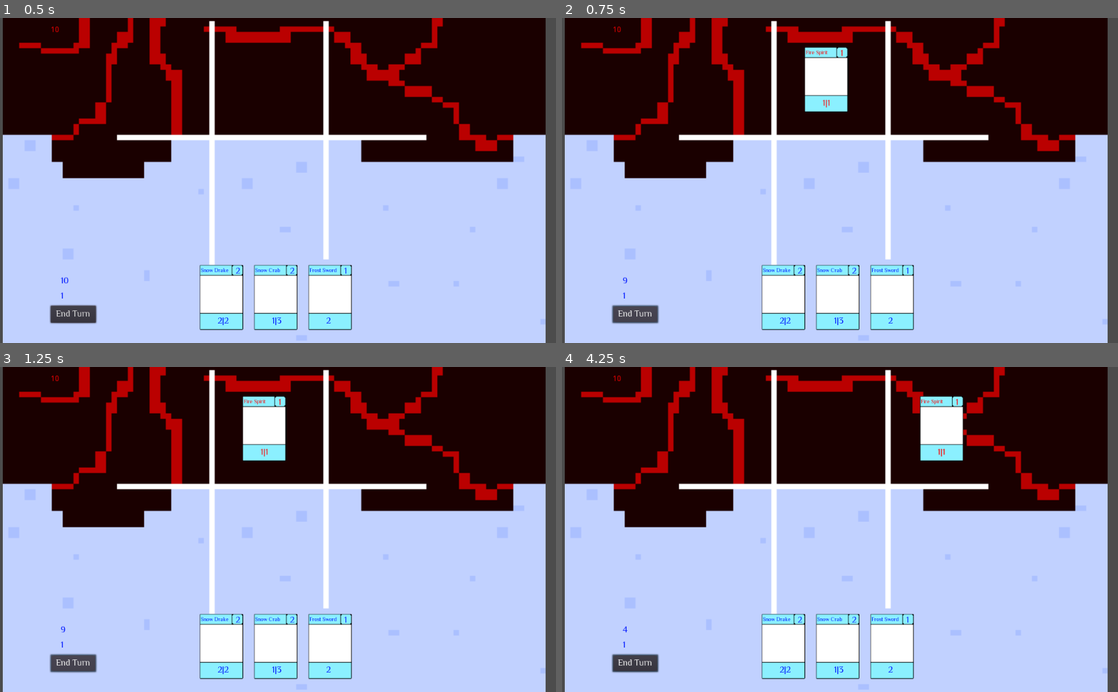
Above: before the commit, frames 1-4 (two rows, left to right).
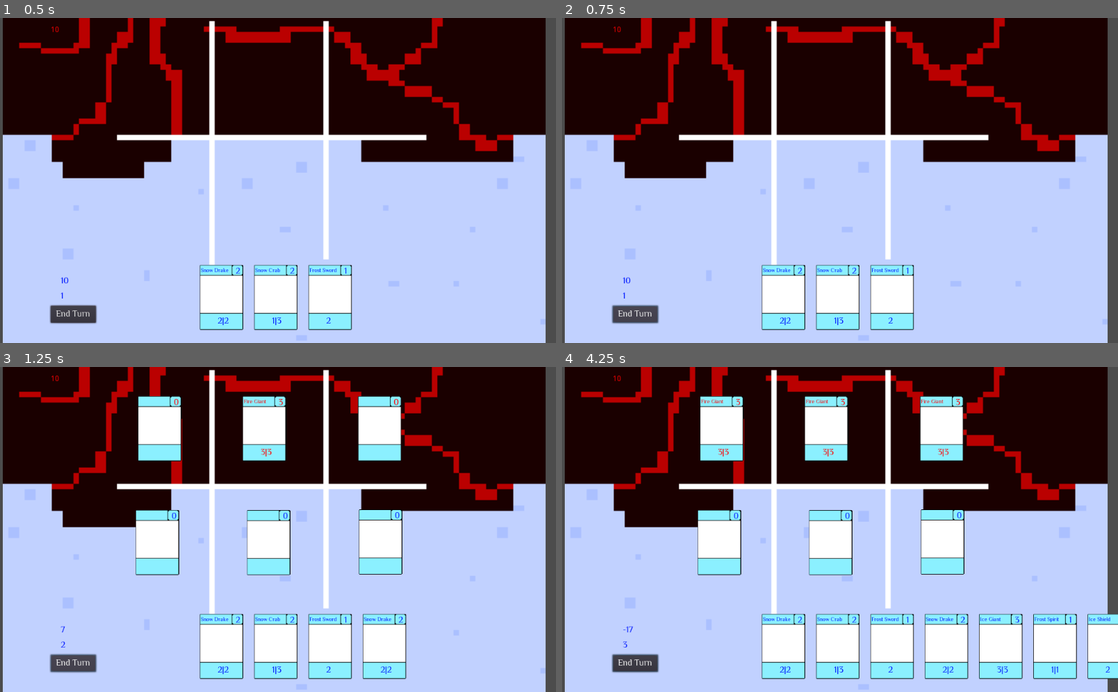
Above: after the commit, the same moments.

Repository: the-alex-g/Frost
Game: Godot game, scene res://Battlefield/Main.tscn
Same seed, same stepped clock (60 frames per second), same inputs: the game is played once before the commit and once after it.
Inputs (mouse positions are in pixels of both pictures, inside the frame that each line leads up to):
- Up to frame 1 (0.5 s): no input
- Up to frame 2 (0.75 s): click "End Turn" at 0.5 s
- Up to frame 3 (1.25 s): no input
- Up to frame 4 (4.25 s): click "End Turn" at 1.25 s; click "End Turn" at 2 s; move the mouse to (717, 542) at 2.77 s; click (717, 542) at 2.92 s; tap Enter at 3.5 s; move the mouse to (828, 542) at 3.52 s; click (828, 542) at 3.67 s

Frame 1 is identical in both runs. In frame 2, 1.6% of the frame differs, in the area x 10-52%, y 8-82%; in frame 3, 9.5%; in frame 4, 14%, in the area x 10-100%, y 8-97%.

Commit message:
Add working turn exchange

Diff:
--- a/Project/Battlefield/Battlefield.gd
+++ b/Project/Battlefield/Battlefield.gd
@@ -10,6 +10,7 @@
 signal pressed
 signal damage_done_to_player(damage)
 signal damage_done_to_enemy(damage)
+signal player_turn
 
 func _on_CardOnField_selected():
 	emit_pressed(1)
@@ -63,12 +64,19 @@
 		card3.reset()
 	if enemy3.health <= 0:
 		enemy3.reset()
+	enemy1.generate_text()
+	enemy2.generate_text()
+	enemy3.generate_text()
+	card1.generate_text()
+	card2.generate_text()
+	card3.generate_text()
 	var enemydamage = (card1.damage+card2.damage+card3.damage)-(enemy1.health+enemy2.health+enemy3.health)
 	if enemydamage > 0:
 		emit_signal("damage_done_to_enemy", enemydamage)
 	var playerdamage = (enemy1.damage+enemy2.damage+enemy3.damage)-(card1.health+card2.health+card3.health)
 	if playerdamage > 0:
 		emit_signal("damage_done_to_player", playerdamage)
+	emit_signal("player_turn")
 
 func _on_Main_enemy_played(card):
 	randomize()
--- a/Project/Battlefield/Main.gd
+++ b/Project/Battlefield/Main.gd
@@ -8,6 +8,7 @@
 signal damage_done_to_enemy(damage)
 signal used(index)
 signal attack
+signal player_turn
 signal enemy_played(card)
 signal enemy_turn
 
@@ -19,7 +20,6 @@
 	if not selected.empty():
 		emit_signal("selected_card", selected)
 		emit_signal("used", index)
-		selected.clear()
 
 func _on_Player_next_pressed():
 	emit_signal("enemy_turn")
@@ -35,3 +35,6 @@
 
 func _on_Enemy_played(card):
 	emit_signal("enemy_played", card)
+
+func _on_Battlefield_player_turn():
+	emit_signal("player_turn")
--- a/Project/Battlefield/Main.tscn
+++ b/Project/Battlefield/Main.tscn
@@ -18,10 +18,12 @@
 [connection signal="damage_done_to_player" from="." to="Player" method="_on_Main_damage_done_to_player"]
 [connection signal="enemy_played" from="." to="Battlefield" method="_on_Main_enemy_played"]
 [connection signal="enemy_turn" from="." to="Enemy" method="_on_Main_enemy_turn"]
+[connection signal="player_turn" from="." to="Player" method="new_turn"]
 [connection signal="selected_card" from="." to="Battlefield" method="_on_Main_selected_card"]
 [connection signal="used" from="." to="Player" method="_on_Main_used"]
 [connection signal="damage_done_to_enemy" from="Battlefield" to="." method="_on_Battlefield_damage_done_to_enemy"]
 [connection signal="damage_done_to_player" from="Battlefield" to="." method="_on_Battlefield_damage_done_to_player"]
+[connection signal="player_turn" from="Battlefield" to="." method="_on_Battlefield_player_turn"]
 [connection signal="pressed" from="Battlefield" to="." method="_on_Battlefield_pressed"]
 [connection signal="next_pressed" from="Player" to="." method="_on_Player_next_pressed"]
 [connection signal="selected" from="Player" to="." method="_on_Player_selected"]
--- a/Project/Enemy/Enemy.gd
+++ b/Project/Enemy/Enemy.gd
@@ -26,8 +26,13 @@
 	healthtext.text = str(health)
 
 func take_turn():
-	randomize()
+	yield(get_tree().create_timer(0.5), "timeout")
 	drawcards(1)
+	if turns <= 3:
+		mana = turns
+		turns += 1
+	else:
+		mana = 3
 	onecost.clear()
 	twocost.clear()
 	threecost.clear()
@@ -38,46 +43,71 @@
 			twocost.append(item)
 		elif item["cost"] == 3:
 			threecost.append(item)
-	if mana == 1:
-		var card = int(round(rand_range(0,onecost.size())))
-		var played = cards_in_hand[card]
-		onecost.remove(card)
-		emit_signal("played", played)
-		total += 1
+	if mana == 1 and onecost.size() > 0:
+		play1()
 	elif mana == 2:
-		var choice = int(round(rand_range(1,2)))
-		if choice == 1 and onecost.size() >= 2 and total <= 1:
-			for _x in range(0,2):
-				var card = int(round(rand_range(0, onecost.size())))
-				var played = cards_in_hand[card]
-				onecost.remove(card)
-				emit_signal("played", played)
-			total += 2
-		elif choice == 2 and twocost.size() >= 2 and total <= 2:
-			var card = int(round(rand_range(0, twocost.size())))
-			var played = cards_in_hand[card]
-			twocost.remove(card)
-			emit_signal("played", played)
-			total += 1
-		elif twocost.size() == 0 and onecost.size() > 0 and total <= 2:
-			var card = int(round(rand_range(0, onecost.size())))
-			var played = cards_in_hand[card]
-			onecost.remove(card)
-			emit_signal("played", played)
-			total += 1
+		if twocost.size() > 0 and total <= 2:
+			play2()
+		elif twocost.size() == 0 and onecost.size() > 0:
+			if total == 2:
+				play1()
+			if total <= 1 and onecost.size() >= 2:
+				play1()
+				play1()
+	elif mana == 3:
+		if threecost.size() > 0:
+			play3()
+		elif twocost.size() > 0:
+			if onecost.size() > 0 and total <= 1:
+				play1()
+				play2()
+			elif total <= 2:
+				play2()
+		elif onecost.size() > 0:
+			if total <= 2:
+				play1()
+			elif total <= 1 and onecost.size() > 1:
+				play1()
+				play1()
+			elif total == 0 and onecost.size() > 2:
+				play1()
+				play1()
+				play1()
 	emit_signal("turn_over")
 
+func play1():
+	randomize()
+	var card = int(round(rand_range(0, onecost.size()-1)))
+	var played = cards_in_hand[card]
+	onecost.remove(card)
+	emit_signal("played", played)
+	total += 1
+
+func play2():
+	randomize()
+	var card = int(round(rand_range(0, twocost.size()-1)))
+	var played = cards_in_hand[card]
+	twocost.remove(card)
+	emit_signal("played", played)
+	total += 1
+
+func play3():
+	randomize()
+	var card = int(round(rand_range(0,threecost.size()-1)))
+	var played = cards_in_hand[card]
+	threecost.remove(card)
+	emit_signal("played", played)
+	total += 1
+
 func drawcards(number:int):
-	decksize = -1
-	for item in deck:
-		decksize += 1
+	decksize = deck.size()-1
 	if decksize != -1:
 		for _x in range(0,number):
 			randomize()
 			type = int(round(rand_range(0,decksize)))
 			cards_in_hand.append(deck[type])
 			if deck[type]["number"] == 1:
-				deck.remove(type)
+				deck.erase(deck[type])
 				decksize -= 1
 			else:
 				deck[type]["number"] -= 1
--- a/Project/Player/Cards/Card.gd
+++ b/Project/Player/Cards/Card.gd
@@ -33,3 +33,4 @@
 		queue_free()
 	if index2 < index:
 		index -= 1
+		position.x -= 100
--- a/Project/Player/Player.gd
+++ b/Project/Player/Player.gd
@@ -5,7 +5,7 @@
 onready var healthtext:Label = $Health
 var cards:PackedScene = preload("res://Player/Cards/Card.tscn")
 var decksize:int = -1
-var type
+var type:int
 var playphase:bool = true
 var health:int = 10
 var handspace:Vector2 = Vector2(0,0)
@@ -29,44 +29,47 @@
 	return foundvar
 
 func drawcards(number:int):
-	decksize = -1
-	for item in deck:
-		decksize += 1
+	decksize = deck.size()-1
+	#for item in deck:
+		#decksize += 1
 	for _x in range(0,number):
-		randomize()
-		type = int(round(rand_range(0,decksize)))
-		var card = cards.instance()
-		card.cardname = find("name")
-		card.damage = find("damage")
-		card.health = find("health")
-		card.cost = find("cost")
-		card.index = cards_in_hand.size()
-		cards_in_hand.append(deck[type])
-		if find("number") == 1:
-			deck.remove(type)
-			decksize -= 1
-		else:
-			deck[type]["number"] -= 1
-		card.position = handspace
-		card.connect("selected", self, "selected")
-		var _error = connect("used", card, "used")
-		handspace.x += 100
-		hand.add_child(card)
+		if decksize >= 0:
+			randomize()
+			type = int(round(rand_range(0,decksize)))
+			var card = cards.instance()
+			card.cardname = find("name")
+			card.damage = find("damage")
+			card.health = find("health")
+			card.cost = find("cost")
+			card.index = cards_in_hand.size()
+			cards_in_hand.append(deck[type])
+			if find("number") == 1:
+				deck.erase(deck[type])
+				decksize -= 1
+			else:
+				deck[type]["number"] -= 1
+			card.position = handspace
+			card.connect("selected", self, "selected")
+			var _error = connect("used", card, "used")
+			handspace.x += 100
+			hand.add_child(card)
 
 func _process(delta):
 	healthtext.text = str(health)
 	manatext.text = str(mana)
 
 func selected(index):
-	if mana >= cards_in_hand[index]["cost"] and playphase:
+	if mana >= cards_in_hand[index]["cost"]:
 		emit_signal("selected", cards_in_hand[index], index)
 
 func _on_Main_used(index):
 	mana -= cards_in_hand[index]["cost"]
-	cards_in_hand.remove(index)
+	cards_in_hand.erase(cards_in_hand[index])
+	handspace.x -= 100
 	emit_signal("used", index)
 
 func new_turn():
+	turn += 1
 	if turn < 3:
 		mana = turn
 	else:
@@ -75,7 +78,6 @@
 
 func _on_Button_pressed():
 	emit_signal("next_pressed")
-	playphase = false
 
 func _on_Main_damage_done_to_player(damage):
 	health -= damage
